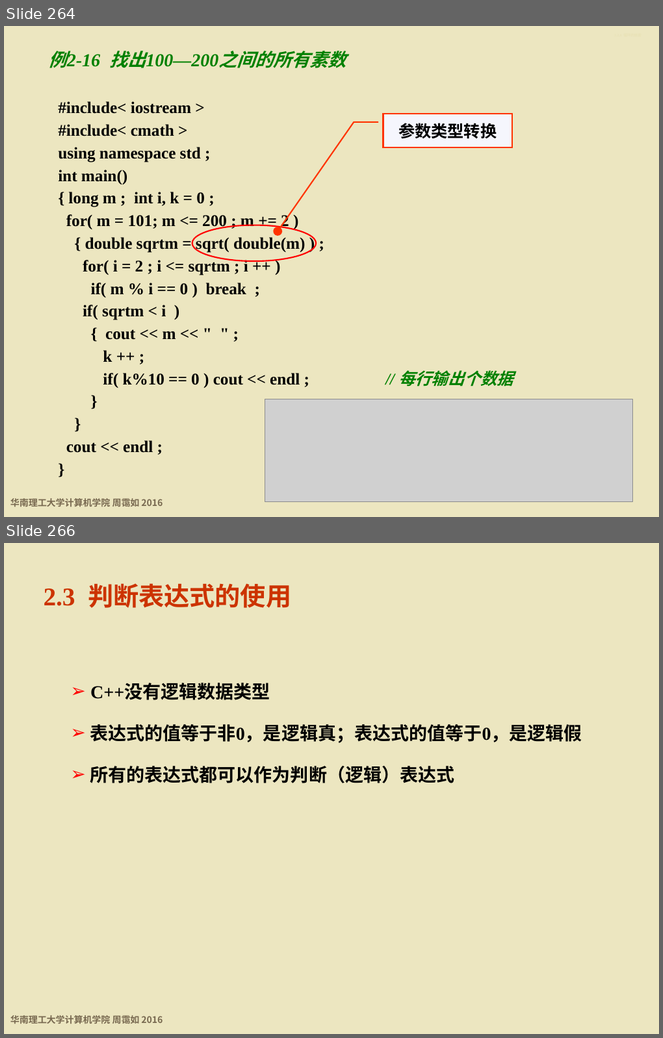
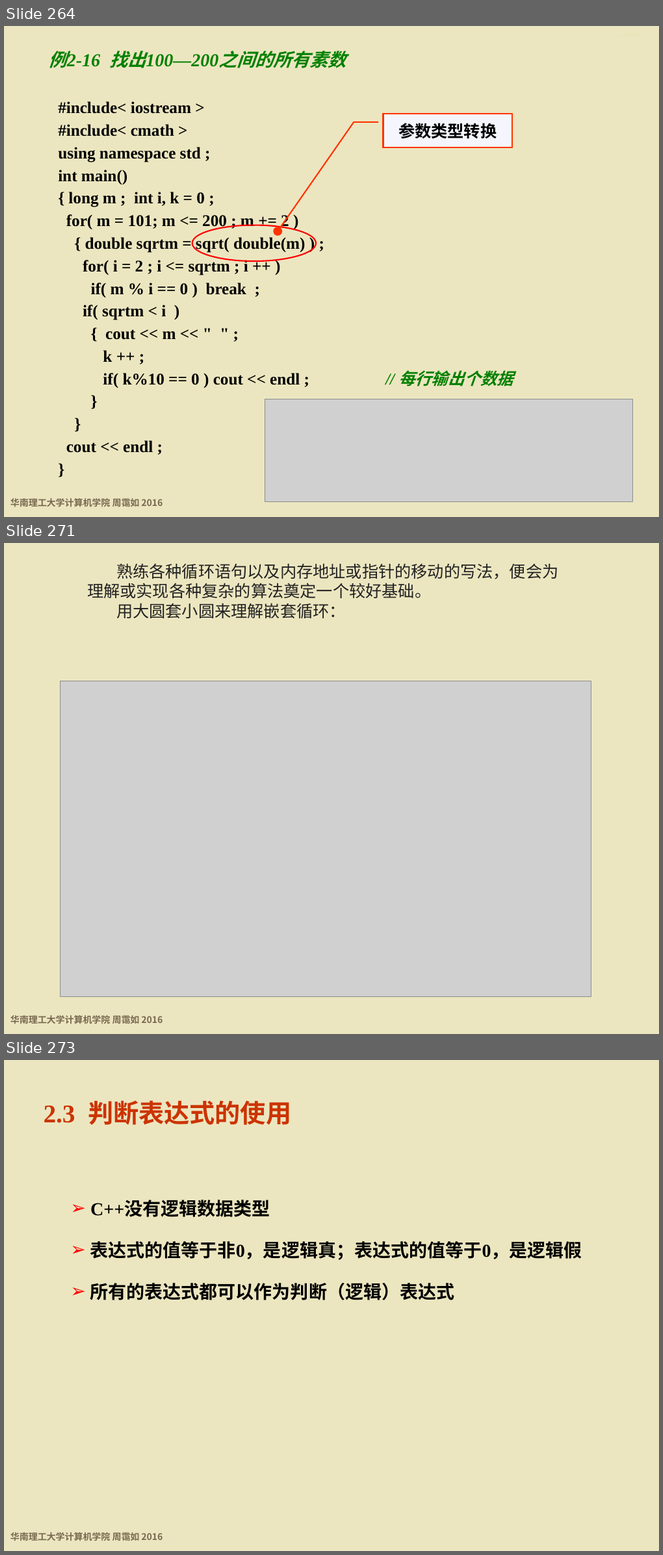
Before and after one commit to wwuhn/wwuhn.github.io, a slide deck: bookspcClassic/C++程序设计基础（第5版）周霭如/2-程序控制结构.pptx. Shown one above the other, each under a label of ours: slides 264 and 266 before the commit, slides 264, 271 and 273 after it; the slides between them are not shown. The pictures are 663x1038 and 663x1555 pixels, drawn with LibreOffice and Linux fonts; fonts in the diff are those of the drawing; grey boxes stand for pictures; background and template pictures are left out. Boxes give left, top, right and bottom in pixels: in the first picture for what was removed or moved away, otherwise in the second. Text is boxed around its words. In the diff, an @@ line names an element or a change of style, - is before the commit and + after.

```diff
--- a/bookspcClassic/C++程序设计基础（第5版）周霭如/2-程序控制结构.pptx
+++ b/bookspcClassic/C++程序设计基础（第5版）周霭如/2-程序控制结构.pptx
@@ slide 271 added at [4, 543, 659, 1034], background #ECE6C0; not listed: 1 template element that a slide beside it also shows @@
@@ text added at [87, 563, 558, 618], 18 pt, text #222222 @@
+熟练各种循环语句以及内存地址或指针的移动的写法，便会为理解或实现各种复杂的算法奠定一个较好基础。
+用大圆套小圆来理解嵌套循环：
@@ picture added at [61, 681, 591, 997] @@
@@ what was slide 266 is now slide 273 @@
```
Also in this commit, not shown: 1 slide changed, 6 other slides added.
